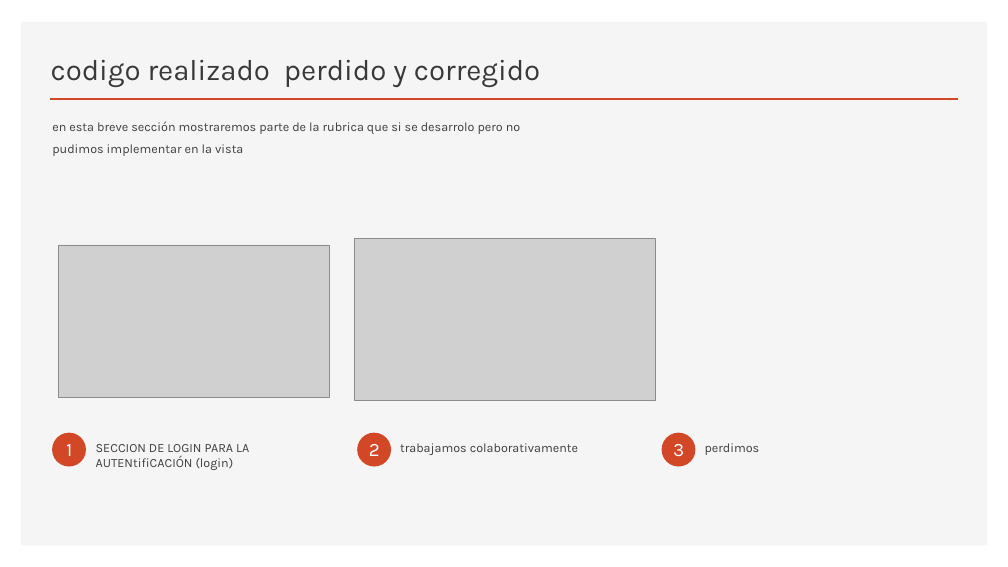
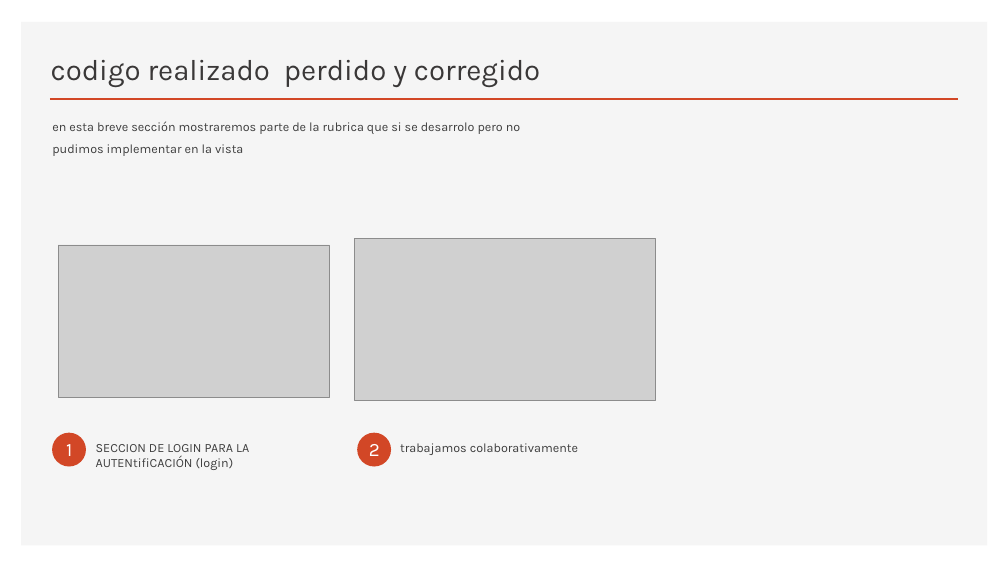
Before and after one commit to 4valen/Examenc, a slide deck: slide 7 of Examen PW.pptx. Drawn at 1008x567 pixels with LibreOffice and Linux fonts; fonts in the diff are those of the drawing; grey boxes stand for pictures. Boxes give left, top, right and bottom in pixels: in the first picture for what was removed or moved away, otherwise in the second. Text is boxed around its words. In the diff, an @@ line names an element or a change of style, - is before the commit and + after.

```diff
--- a/Examen PW.pptx
+++ b/Examen PW.pptx
@@ ellipse removed at box(662, 433, 696, 467) @@
@@ text removed at box(673, 444, 684, 457) @@
-3
@@ text removed at box(705, 443, 760, 455) @@
-perdimos
```
Also in this commit, not shown: 2 other slides changed.
